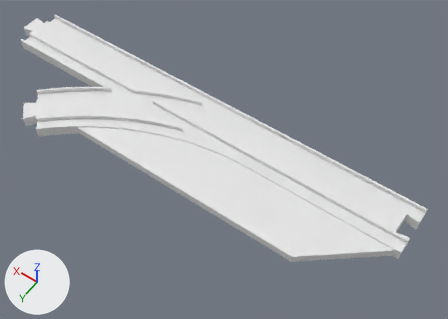
One commit to the Blender file blender/autoturnout_minus.blend: the scene before it, then after it.
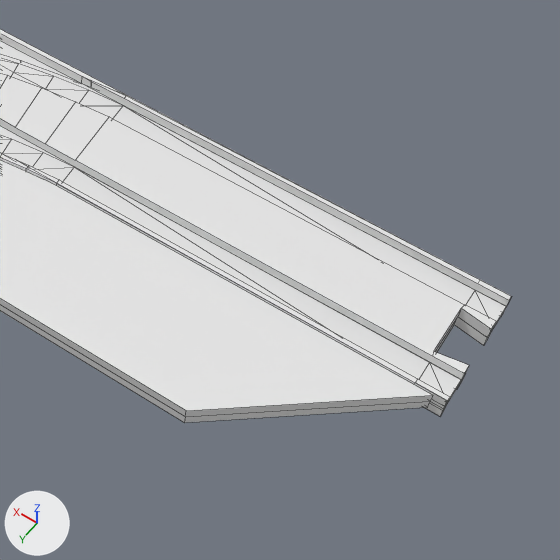
Old and new are each drawn whole from a 50 mm lens placed at (-21.1, 229.3, 328.2), pointed at (131.5, 15.6, -7.5) and again close up on the part from 48% to 100% of the width and 27% to 100% of the height. The lights are fixed; the arrows at lower left show +X, +Y and +Z. The close-ups show mesh edges as thin lines.

Before the edit, the objects in view are built like this:
```python
me_circle_001 = bpy.data.meshes.new('Circle.001')
me_circle_001.from_pydata(...)  # 449 vertices, 325 faces; spans x -108.0..225.0, y -19.0..77.0, z 0.0..4.0
ob_turnout_minus = bpy.data.objects.new('turnout_minus', me_circle_001)
ob_turnout_minus.location = (108.0, 0.0, 0.0)
_m = ob_turnout_minus.modifiers.new('Mirror.001', 'MIRROR')
_m.use_axis = (False, False, True)
```
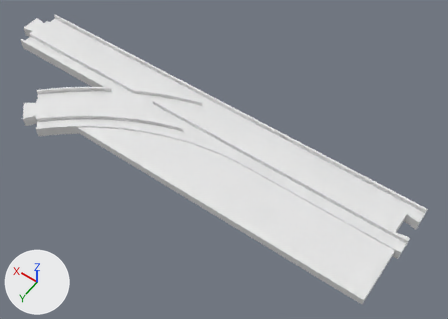
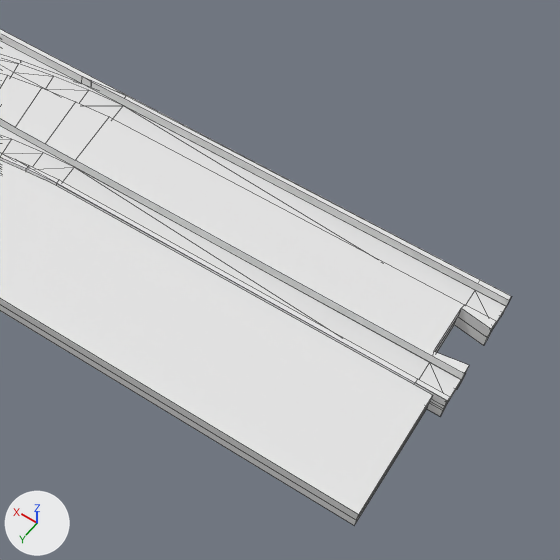
The change, as a list of edits to the scene's bpy script:
```text
Change me_circle_001:
    where me_circle_001.from_pydata(...)  # 449 vertices, 325 faces; spans x -108.0..225.0, y -19.0..77.0, z 0.0..4.0
    used by ob_turnout_minus; location = (108.0, 0.0, 0.0)
    me_circle_001 part 1
    me_circle_001.vertices[0].co: (-57.0, 58.0, 0.0) -> (-104.0, 58.0, 0.0)  # pixel (185, 416) -> pixel (356, 520)
    me_circle_001.vertices[3].co: (-57.0, 58.0, 3.0) -> (-104.0, 58.0, 3.0)  # pixel (186, 410) -> pixel (358, 514)
```

Changed parts and their boxes [x1, y1, x2, y2] in the close-ups (560 x 560 px; the box of a moved part takes in the faces that stretch with it):
'turnout_minus', reshaped
    before: [0, 29, 511, 423]
    after: [0, 29, 511, 525]
part 1 of me_circle_001, moved or reshaped
    before: [0, 160, 433, 423]
    after: [0, 160, 433, 525]
